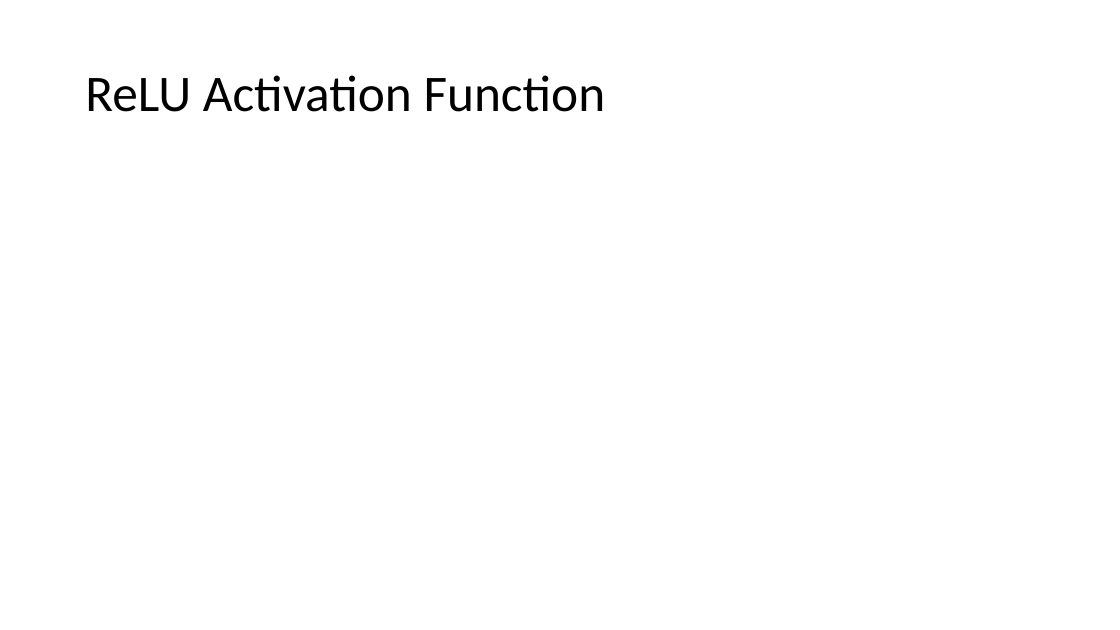
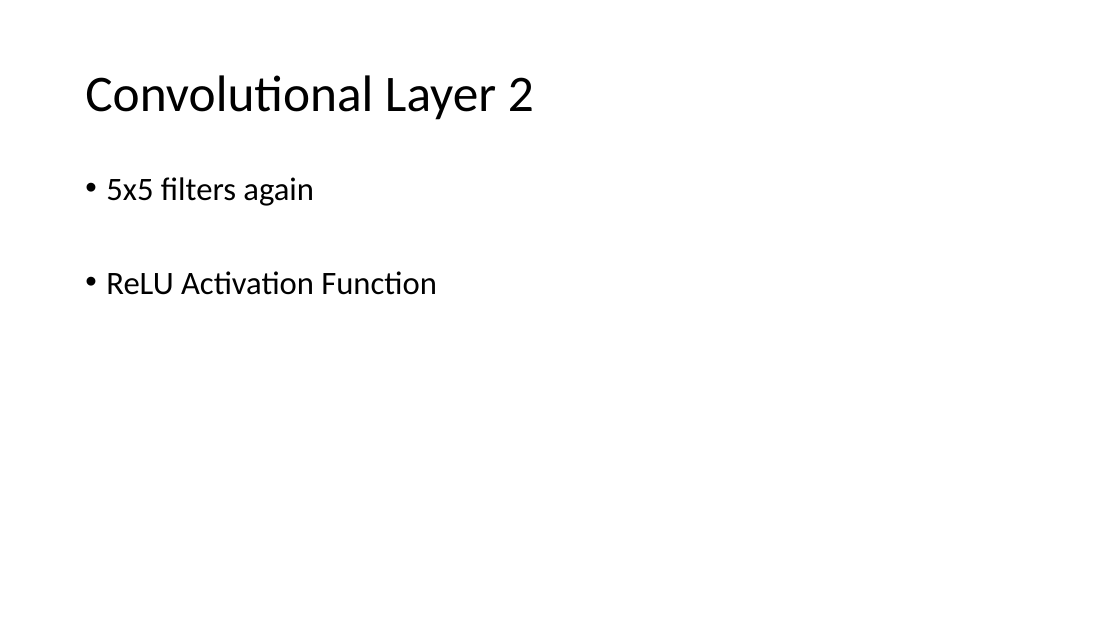
Before and after one commit to ChrisKalahiki/CNN-for-BelgiumTS-and-MNIST, a slide deck: slide 13 of RIPMazeRunner.pptx (slide 9 before the commit). Drawn at 1120x630 pixels with LibreOffice and Linux fonts; fonts in the diff are those of the drawing. Boxes give left, top, right and bottom in pixels: in the first picture for what was removed or moved away, otherwise in the second. Text is boxed around its words. In the diff, an @@ line names an element or a change of style, - is before the commit and + after.

```diff
--- a/RIPMazeRunner.pptx
+++ b/RIPMazeRunner.pptx
@@ title at box(85, 75, 534, 120): text changed @@
-ReLU Activation Function
+Convolutional Layer 2
@@ text added at box(106, 177, 437, 295), 28 pt, text #000000 @@
+• 5x5 filters again
+• ReLU Activation Function
```
Also in this commit, not shown: 1 other slide changed, 7 slides added, 6 slides removed.
